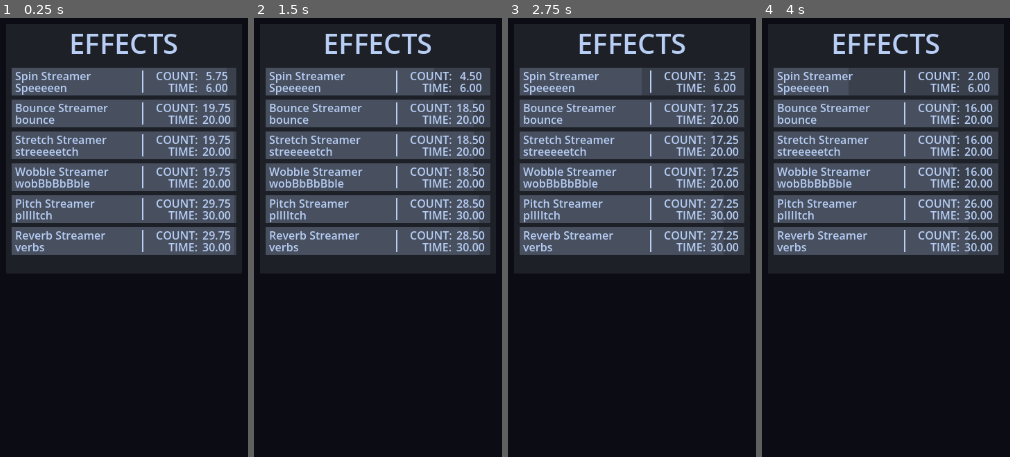
Above: before the commit, frames 1-4 (left to right).
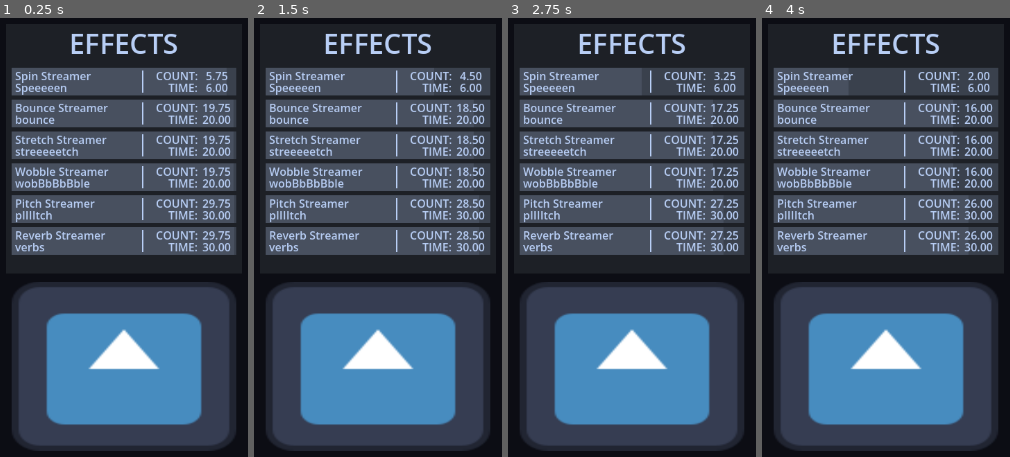
Above: after the commit, the same moments.

Repository: Wake1st/streaming-stage
Game: Godot game, scene res://tests/test_dashboard.tscn
Same seed, same stepped clock (60 frames per second), same inputs: the game is played once before the commit and once after it. This scene is started directly instead of the project's main scene. The engine's default icon, where the game draws it, is replaced by a stand-in: a white triangle on a blue panel in a dark square.
Inputs:
- Up to frame 1 (0.25 s): no input
- Up to frame 2 (1.5 s): no input
- Up to frame 3 (2.75 s): no input
- Up to frame 4 (4 s): no input

The runs differ from the first frame. In frame 1, 34% of the frame differs, in the area x 4-96%, y 60-99%; in frame 2, 34%; in frame 3, 34%; in frame 4, 34%.

Commit message:
updated dashboard, init audio effects

Diff:
--- /dev/null
+++ b/components/mic.gd
@@ -0,0 +1,13 @@
+class_name Mic
+extends AudioStreamPlayer
+
+
+func _ready() -> void:
+	# We get the index of the "Record" bus.
+	var idx = AudioServer.get_bus_index("Mic")
+
+	# adding to "get" the mic
+	AudioServer.input_device = AudioServer.get_input_device_list()[idx]
+
+	# turn 'on'
+	playing = true
--- /dev/null
+++ b/components/mic.tscn
@@ -0,0 +1,10 @@
+[gd_scene format=3 uid="uid://biow4p8app2pt"]
+
+[ext_resource type="Script" uid="uid://brocnefm0j4mn" path="res://components/mic.gd" id="1_jm7i0"]
+
+[sub_resource type="AudioStreamMicrophone" id="AudioStreamMicrophone_2peil"]
+
+[node name="Mic" type="AudioStreamPlayer" unique_id=498594022]
+stream = SubResource("AudioStreamMicrophone_2peil")
+bus = &"Mic"
+script = ExtResource("1_jm7i0")
--- /dev/null
+++ b/default_bus_layout.tres
@@ -0,0 +1,37 @@
+[gd_resource type="AudioBusLayout" format=3 uid="uid://bxa41in6k4bvv"]
+
+[sub_resource type="AudioEffectRecord" id="AudioEffectRecord_j3pel"]
+resource_name = "Record"
+
+[sub_resource type="AudioEffectReverb" id="AudioEffectReverb_j3pel"]
+resource_name = "Reverb"
+dry = 0.8
+
+[sub_resource type="AudioEffectPitchShift" id="AudioEffectPitchShift_j3pel"]
+resource_name = "PitchShift"
+pitch_scale = 1.3
+oversampling = 12
+
+[sub_resource type="AudioEffectDelay" id="AudioEffectDelay_j3pel"]
+resource_name = "Delay"
+tap1_active = false
+tap1_delay_ms = 750.0
+tap2_active = false
+tap2_delay_ms = 1500.0
+feedback_active = true
+
+[resource]
+bus/1/name = &"Mic"
+bus/1/solo = false
+bus/1/mute = false
+bus/1/bypass_fx = false
+bus/1/volume_db = 0.0
+bus/1/send = &"Master"
+bus/1/effect/0/effect = SubResource("AudioEffectRecord_j3pel")
+bus/1/effect/0/enabled = true
+bus/1/effect/1/effect = SubResource("AudioEffectReverb_j3pel")
+bus/1/effect/1/enabled = false
+bus/1/effect/2/effect = SubResource("AudioEffectPitchShift_j3pel")
+bus/1/effect/2/enabled = false
+bus/1/effect/3/effect = SubResource("AudioEffectDelay_j3pel")
+bus/1/effect/3/enabled = false
--- a/project.godot
+++ b/project.godot
@@ -15,6 +15,11 @@
 config/features=PackedStringArray("4.6", "GL Compatibility")
 config/icon="res://assets/icon.svg"
 
+[audio]
+
+buses/default_bus_layout="uid://bxa41in6k4bvv"
+driver/enable_input=true
+
 [display]
 
 window/size/transparent=true
@@ -24,8 +29,10 @@
 
 folder_colors={
 "res://assets/": "gray",
+"res://components/": "purple",
 "res://data/": "gray",
 "res://root/": "purple",
+"res://systems/": "yellow",
 "res://tests/": "red",
 "res://ui/": "orange"
 }
--- a/root/main.tscn
+++ b/root/main.tscn
@@ -1,9 +1,12 @@
 [gd_scene format=3 uid="uid://dapokx5vp2r4l"]
 
-[ext_resource type="Texture2D" uid="uid://ck1p3oq3jdrgu" path="res://assets/icon.svg" id="1_ig7tw"]
+[ext_resource type="PackedScene" uid="uid://b3c76bxebiax4" path="res://ui/dashboard_ui.tscn" id="1_2peil"]
+[ext_resource type="PackedScene" uid="uid://biow4p8app2pt" path="res://components/mic.tscn" id="1_dnfol"]
 
 [node name="Main" type="Node" unique_id=1562688087]
 
-[node name="Icon" type="Sprite2D" parent="." unique_id=1136079288]
-position = Vector2(581, 309)
-texture = ExtResource("1_ig7tw")
+[node name="Mic" parent="." unique_id=498594022 instance=ExtResource("1_dnfol")]
+
+[node name="CanvasLayer" type="CanvasLayer" parent="." unique_id=2040912211]
+
+[node name="DashboardUI" parent="CanvasLayer" unique_id=1410803635 instance=ExtResource("1_2peil")]
--- /dev/null
+++ b/systems/audio_effect_applier.gd
@@ -0,0 +1,84 @@
+class_name AudioEffectApplier
+extends Node
+
+
+enum Effect {
+	REVERB,
+	PITCH,
+	DELAY
+}
+
+@export var bus_name: String
+
+var bus_index: int
+var timers: Dictionary[Timer, int]
+
+
+func set_reverb(details: AudioEffectReverb, time: float) -> void:
+	# setup timer
+	var timer = _create_timer(time)
+	timer.timeout.connect(_handle_timer_end.bind(1))
+	timers.set(timer, 1)
+
+	# set effect
+	var audio_effect: AudioEffectReverb = AudioServer.get_bus_effect(bus_index,1)
+	audio_effect.room_size = details.room_size
+	audio_effect.damping = details.damping
+	audio_effect.spread = details.spread
+	audio_effect.hipass = details.hipass
+	audio_effect.dry = details.dry
+	audio_effect.wet = details.wet
+
+	# turn on effect
+	AudioServer.set_bus_effect_enabled(bus_index, 1, true)
+
+
+func set_pitch(details: AudioEffectPitchShift, time: float) -> void:
+	# setup timer
+	var timer = _create_timer(time)
+	timer.timeout.connect(_handle_timer_end.bind(2))
+	timers.set(timer, 2)
+
+	# set effect
+	var audio_effect: AudioEffectPitchShift = AudioServer.get_bus_effect(bus_index,2)
+	audio_effect.pitch_scale = details.pitch_scale
+	audio_effect.oversampling = details.oversampling
+	audio_effect.fft_size = details.fft_size
+
+	# turn on effect
+	AudioServer.set_bus_effect_enabled(bus_index, 2, true)
+
+
+func set_delay(details: AudioEffectDelay, time: float) -> void:
+	# setup timer
+	var timer = _create_timer(time)
+	timer.timeout.connect(_handle_timer_end.bind(3))
+	timers.set(timer, 3)
+
+	# set effect
+	var audio_effect: AudioEffectDelay = AudioServer.get_bus_effect(bus_index,3)
+	audio_effect.dry = details.dry
+
+	audio_effect.feedback_active = details.feedback_active
+	audio_effect.feedback_delay_ms = details.feedback_delay_ms
+	audio_effect.feedback_level_db = details.feedback_level_db
+	audio_effect.feedback_pan = details.feedback_pan
+
+	# turn on effect
+	AudioServer.set_bus_effect_enabled(bus_index, 3, true)
+
+
+func _ready() -> void:
+	bus_index = AudioServer.get_bus_index(bus_name)
+
+
+func _create_timer(duration: float) -> Timer:
+	var timer: Timer = Timer.new()
+	timer.wait_time = duration
+
+	add_child(timer)
+	return timer
+
+
+func _handle_timer_end(index: int) -> void:
+	AudioServer.set_bus_effect_enabled(bus_index, index, false)
--- /dev/null
+++ b/systems/audio_effect_applier.tscn
@@ -0,0 +1,6 @@
+[gd_scene format=3 uid="uid://dh51obud6xpve"]
+
+[ext_resource type="Script" uid="uid://cwt40tj8p1ex5" path="res://systems/audio_effect_applier.gd" id="1_38gn1"]
+
+[node name="AudioEffectApplier" type="Node" unique_id=465164016]
+script = ExtResource("1_38gn1")
--- /dev/null
+++ b/tests/test_audio_effects.tscn
@@ -0,0 +1,11 @@
+[gd_scene format=3 uid="uid://cg6yc8ak0odvs"]
+
+[ext_resource type="PackedScene" uid="uid://dh51obud6xpve" path="res://systems/audio_effect_applier.tscn" id="1_57gw5"]
+[ext_resource type="PackedScene" uid="uid://biow4p8app2pt" path="res://components/mic.tscn" id="2_qbna7"]
+
+[node name="TestAudioEffects" type="Node" unique_id=1679643489]
+
+[node name="AudioEffectApplier" parent="." unique_id=465164016 instance=ExtResource("1_57gw5")]
+bus_name = "Mic"
+
+[node name="Mic" parent="." unique_id=498594022 instance=ExtResource("2_qbna7")]
--- a/ui/dashboard_ui.gd
+++ b/ui/dashboard_ui.gd
@@ -3,6 +3,7 @@
 
 
 @onready var list: TaskListUI = %TaskList
+@onready var streamer = %Streamer
 
 
 func load_task(item: TaskItem) -> void:
--- a/ui/dashboard_ui.tscn
+++ b/ui/dashboard_ui.tscn
@@ -2,6 +2,7 @@
 
 [ext_resource type="Script" uid="uid://bfya03sf01aic" path="res://ui/dashboard_ui.gd" id="1_fee5v"]
 [ext_resource type="PackedScene" uid="uid://b040hpobr503l" path="res://ui/task_list_ui.tscn" id="1_pyu5i"]
+[ext_resource type="Texture2D" uid="uid://ck1p3oq3jdrgu" path="res://assets/icon.svg" id="3_is8y4"]
 
 [node name="DashboardUI" type="Control" unique_id=1410803635]
 layout_mode = 3
@@ -19,7 +20,7 @@
 anchor_bottom = 1.0
 grow_horizontal = 2
 grow_vertical = 2
-color = Color(0.047058824, 0.050980393, 0.078431375, 1)
+color = Color(0.048, 0.052266665, 0.08, 1)
 
 [node name="MarginContainer" type="MarginContainer" parent="ColorRect" unique_id=451628222]
 layout_mode = 1
@@ -54,3 +55,19 @@
 unique_name_in_owner = true
 layout_mode = 2
 title = "EFFECTS"
+
+[node name="Streamer" type="TextureRect" parent="ColorRect" unique_id=1244617629]
+unique_name_in_owner = true
+layout_mode = 1
+anchors_preset = 3
+anchor_left = 1.0
+anchor_top = 1.0
+anchor_right = 1.0
+anchor_bottom = 1.0
+offset_left = -348.0
+offset_top = -260.0
+offset_right = -24.0
+offset_bottom = -16.0
+grow_horizontal = 0
+grow_vertical = 0
+texture = ExtResource("3_is8y4")
Not shown, added: components/mic.gd.uid
Not shown, added: systems/audio_effect_applier.gd.uid
